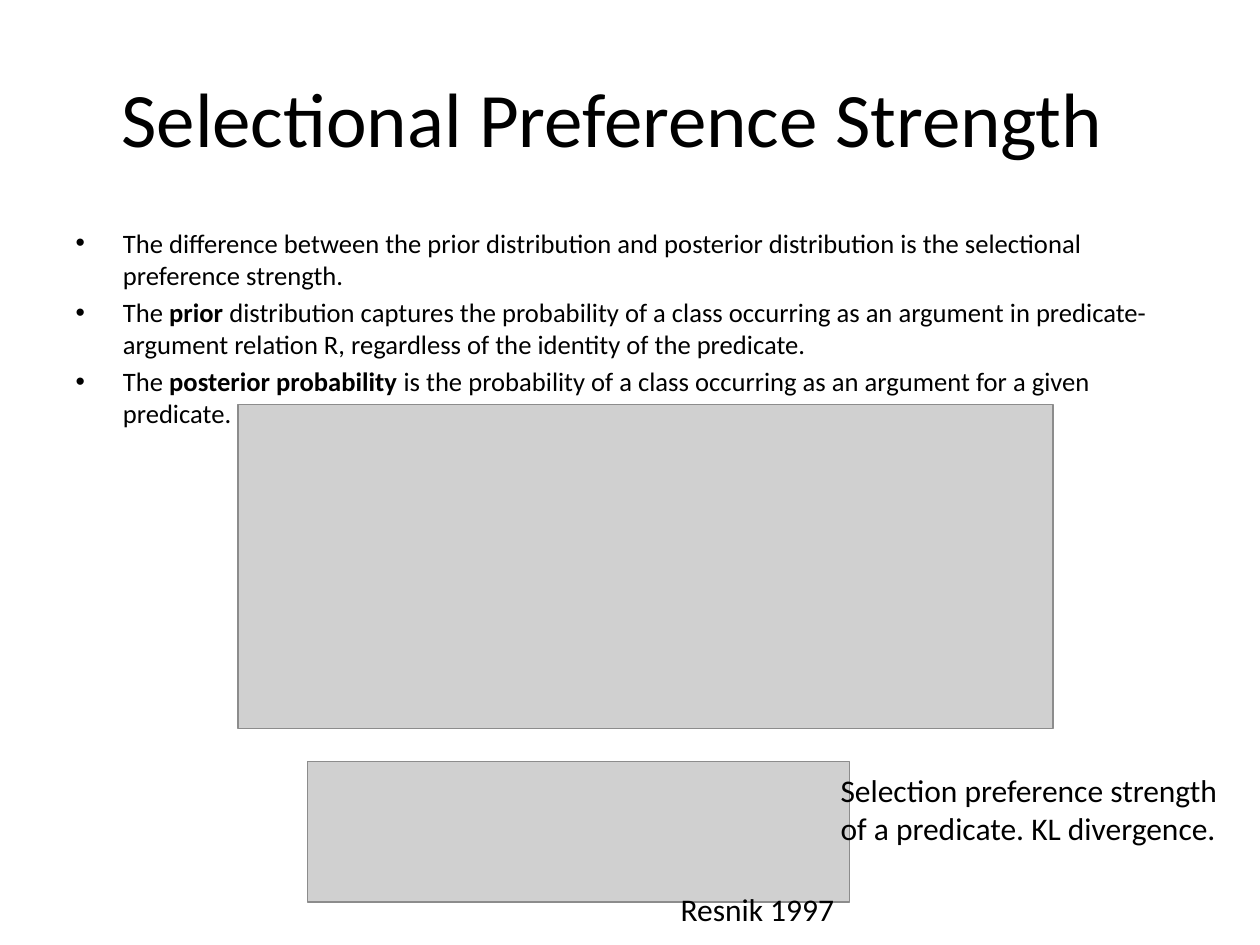
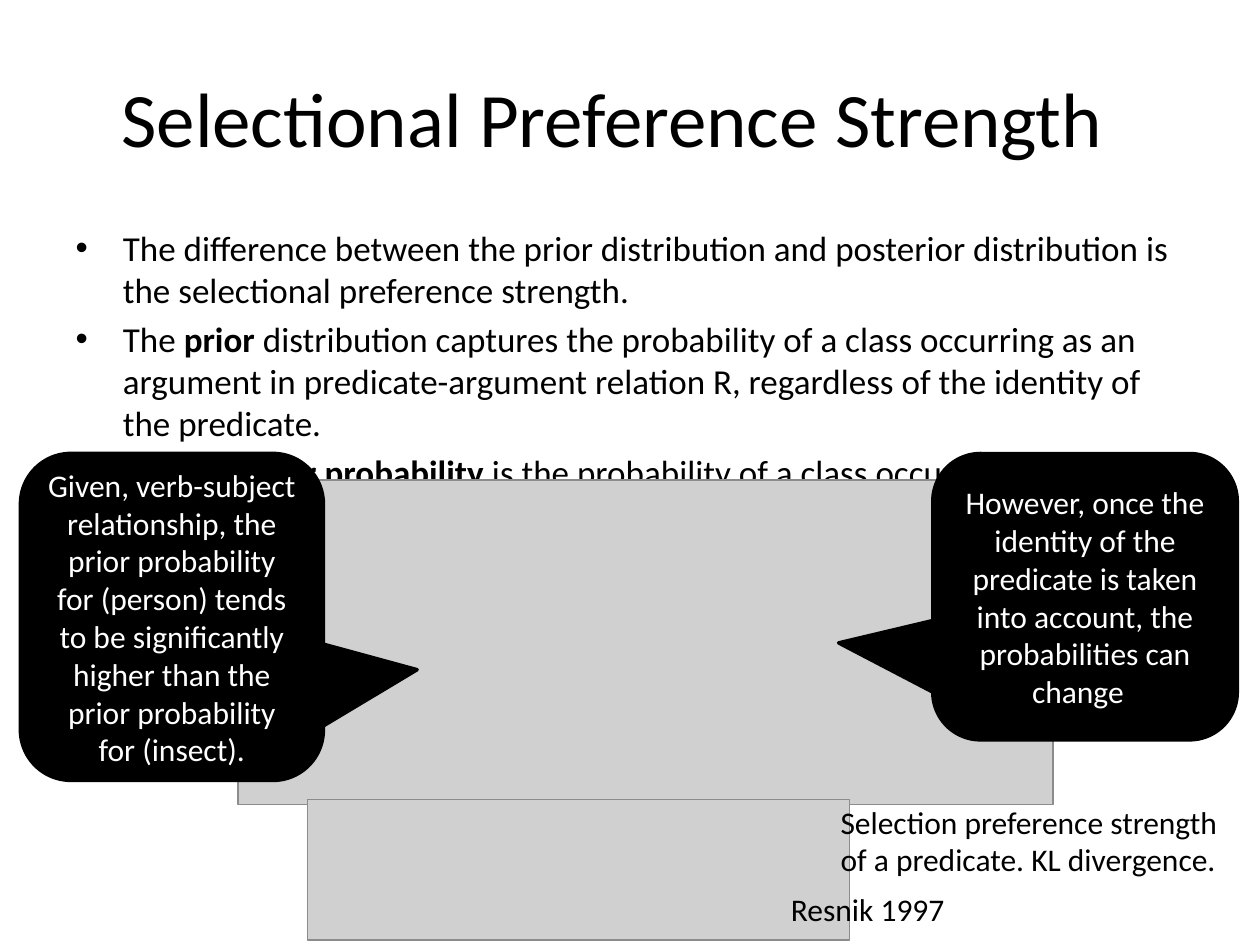
Before and after one commit to UCDenver-ccp/selectional-preference, a slide deck: slide 3 of selectionPreferenceStrengthImplementation.pptx. Drawn at 1260x945 pixels with LibreOffice and Linux fonts; fonts in the diff are those of the drawing; grey boxes stand for pictures. Boxes give left, top, right and bottom in pixels: in the first picture for what was removed or moved away, otherwise in the second. Text is boxed around its words. In the diff, an @@ line names an element or a change of style, - is before the commit and + after.

```diff
--- a/selectionPreferenceStrengthImplementation.pptx
+++ b/selectionPreferenceStrengthImplementation.pptx
@@ text at bbox=[123, 236, 1168, 537]: size 15.2 to 20 pt in "The difference between the prior distribution and ...", "The prior distribution captures the probability of ...", "The posterior probability is the probability of ..." @@
@@ rounded speech box added at bbox=[20, 454, 323, 781], fill #000000, outline #000000 2 pt, 18 pt, text #FFFFFF @@
+Given, verb-subject relationship, the prior probability for (person) tends to be significantly higher than the prior probability for (insect).
@@ rounded speech box added at bbox=[932, 454, 1237, 740], fill #000000, outline #000000 2 pt, 18 pt, text #FFFFFF @@
+However, once the identity of the predicate is taken into account, the probabilities can change
@@ picture: place and size @@
-picture at bbox=[238, 404, 1053, 728]
+picture at bbox=[238, 480, 1053, 804]
@@ text at bbox=[123, 544, 1027, 628]: paragraph added @@
+• Selectional Preference Strength – measures how strongly a verb constraints its direct object.
@@ picture: place and size @@
-picture at bbox=[307, 762, 849, 902]
+picture at bbox=[307, 800, 849, 940]
@@ text "Selection preference strength": place and size @@
-text "Selection preference strength" at bbox=[841, 776, 1217, 847]
+text "Selection preference strength" at bbox=[841, 807, 1217, 879]
@@ text "Resnik 1997" rewrapped from bbox=[681, 895, 834, 922] to bbox=[791, 895, 945, 929] @@
```
Also in this commit, not shown: 8 other slides changed, 2 slides added, 6 slides removed, 2 other files.
